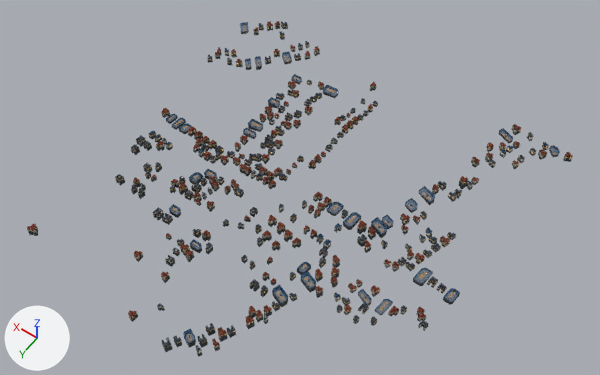
Before and after pictures for a commit that changed the glTF model assets/osm_true_buildings/osm_buildings_T_E00_S02_Q3.glb.
Before and after are seen from a camera (50 mm lens) standing at (-1200.0, -3505.0, 1508.0) and looking at (-476.0, -4519.0, -84.0). Arrows for +X, +Y and +Z are at lower left; the lights stay in place. The picture after the commit comes second. Vertices at exactly the same position are counted once.

Objects in the first picture: 'OSM_T_E00_S02_Q3_foundation', 'OSM_T_E00_S02_Q3_greenhouse_blend', 'OSM_T_E00_S02_Q3_roof_mansard_deck', 'OSM_T_E00_S02_Q3_roof_mansard_slate', 'OSM_T_E00_S02_Q3_roof_terracotta', 'OSM_T_E00_S02_Q3_wall_cream_stucco', 'OSM_T_E00_S02_Q3_wall_french_ochre' and 6 more.
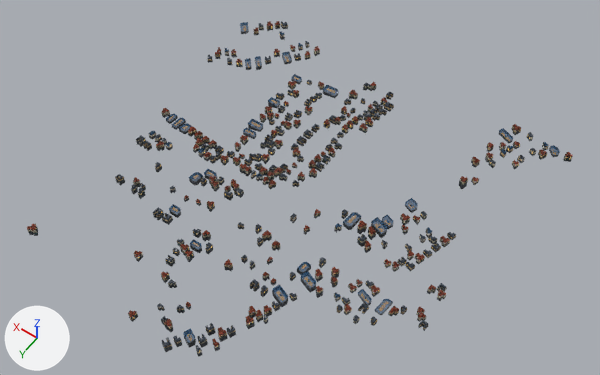
Boxes [x1, y1, x2, y2] around the edits, measured in the pictures (600 x 375 px; the box of a moved part takes in the faces that stretch with it):
'OSM_T_E00_S02_Q3_wall_french_ochre', reshaped: before [115, 27, 549, 348]; after [115, 22, 547, 348]
'OSM_T_E00_S02_Q3_wall_cream_stucco', reshaped: before [27, 22, 572, 348]; after [27, 23, 572, 354]
part 1 of me_osm_t_e00_s02_q3_foundation, deleted: before [131, 149, 473, 288]
part 2 of me_osm_t_e00_s02_q3_foundation, built on: before [443, 293, 460, 305]; after [224, 87, 445, 301]
part 3 of me_osm_t_e00_s02_q3_foundation, added: after [161, 266, 233, 332]
part 4 of me_osm_t_e00_s02_q3_wall_cream_stucco, moved or reshaped: before [323, 198, 332, 206]; after [415, 255, 425, 263]
part 5 of me_osm_t_e00_s02_q3_wall_cream_stucco, deleted: before [131, 22, 457, 330]
part 6 of me_osm_t_e00_s02_q3_wall_cream_stucco, added: after [132, 27, 447, 322]
part 7 of me_osm_t_e00_s02_q3_wall_french_ochre, deleted: before [132, 27, 549, 344]
part 8 of me_osm_t_e00_s02_q3_wall_french_ochre, added: after [143, 94, 394, 330]
part 9 of me_osm_t_e00_s02_q3_roof_terracotta, deleted: before [134, 147, 439, 263]
part 10 of me_osm_t_e00_s02_q3_roof_terracotta, added: after [135, 90, 387, 266]
part 11 of me_osm_t_e00_s02_q3_roof_terracotta, added: after [428, 284, 446, 297]
part 12 of me_osm_t_e00_s02_q3_roof_terracotta, added: after [164, 302, 191, 327]
part 13 of me_osm_t_e00_s02_q3_roof_mansard_slate, deleted: before [131, 146, 473, 285]
part 14 of me_osm_t_e00_s02_q3_roof_mansard_slate, added: after [269, 84, 393, 184]
part 15 of me_osm_t_e00_s02_q3_greenhouse_blend, deleted: before [327, 186, 460, 302]

Edits to the bpy script that builds the scene:
```text
Change me_osm_t_e00_s02_q3_foundation:
    remove me_osm_t_e00_s02_q3_foundation.from_pydata(...)  # 11510 vertices, 8350 faces; spans x -976.0..10.0, y -4990.0..-3999.0, z -160.0..-62.0
    add me_osm_t_e00_s02_q3_foundation.from_pydata(...)  # 11848 vertices, 8532 faces; spans x -976.0..10.0, y -4990.0..-3999.0, z -160.0..-59.0
    me_osm_t_e00_s02_q3_foundation part 1: 263 loose pieces with 1554 vertices, spanning x -922.0..0.0, y -4835.0..-4067.0, z -156.0..-64.0, are deleted
    me_osm_t_e00_s02_q3_foundation part 2: 1 vertex moved within x -669.0, y -4332.0, z -120.0; 12 vertices removed from x -932.0..-908.0, y -4494.0..-4461.0, z -112.0..-99.0; 1628 vertices added at x -911.0..-328.0, y -4908.0..-4368.0, z -121.0..-59.0
    me_osm_t_e00_s02_q3_foundation part 3: 244 vertices added at x -536.0..-372.0, y -4271.0..-4043.0, z -142.0..-83.0
    other edits to the shape of me_osm_t_e00_s02_q3_foundation do not show in these pictures
Change me_osm_t_e00_s02_q3_wall_cream_stucco:
    remove me_osm_t_e00_s02_q3_wall_cream_stucco.from_pydata(...)  # 2266 vertices, 2078 faces; spans x -975.0..4.0, y -4990.0..-4054.0, z -149.0..-58.0
    add me_osm_t_e00_s02_q3_wall_cream_stucco.from_pydata(...)  # 2528 vertices, 2316 faces; spans x -975.0..7.0, y -4990.0..-4036.0, z -149.0..-49.0
    me_osm_t_e00_s02_q3_wall_cream_stucco part 4: the loose piece of 16 vertices spanning x -572.0..-554.0, y -4515.0..-4498.0, z -68.0..-58.0 is turned -102.7 degrees about the z axis through its middle and scaled by 1.03, then moved by (-250.0, -10.0, -31.0)
    me_osm_t_e00_s02_q3_wall_cream_stucco part 5: 89 loose pieces with 1000 vertices, spanning x -919.0..-5.0, y -4978.0..-4148.0, z -149.0..-59.0, are deleted
    me_osm_t_e00_s02_q3_wall_cream_stucco part 6: 1240 vertices added at x -911.0..7.0, y -4939.0..-4048.0, z -149.0..-49.0
    other edits to the shape of me_osm_t_e00_s02_q3_wall_cream_stucco do not show in these pictures
Change me_osm_t_e00_s02_q3_wall_french_ochre:
    remove me_osm_t_e00_s02_q3_wall_french_ochre.from_pydata(...)  # 2830 vertices, 2594 faces; spans x -913.0..7.0, y -4979.0..-3999.0, z -151.0..-52.0
    add me_osm_t_e00_s02_q3_wall_french_ochre.from_pydata(...)  # 2800 vertices, 2560 faces; spans x -921.0..3.0, y -4985.0..-3999.0, z -151.0..-52.0
    me_osm_t_e00_s02_q3_wall_french_ochre part 7: 104 loose pieces with 1190 vertices, spanning x -913.0..7.0, y -4979.0..-4057.0, z -149.0..-52.0, are deleted
    me_osm_t_e00_s02_q3_wall_french_ochre part 8: 1038 vertices added at x -621.0..-33.0, y -4906.0..-4043.0, z -149.0..-52.0
    other edits to the shape of me_osm_t_e00_s02_q3_wall_french_ochre do not show in these pictures
Change me_osm_t_e00_s02_q3_roof_terracotta:
    remove me_osm_t_e00_s02_q3_roof_terracotta.from_pydata(...)  # 2398 vertices, 1936 faces; spans x -975.0..7.0, y -4990.0..-4018.0, z -152.0..-51.0
    add me_osm_t_e00_s02_q3_roof_terracotta.from_pydata(...)  # 2526 vertices, 2047 faces; spans x -975.0..7.0, y -4990.0..-4018.0, z -152.0..-45.0
    me_osm_t_e00_s02_q3_roof_terracotta part 9: 69 loose pieces with 435 vertices, spanning x -934.0..-29.0, y -4982.0..-4237.0, z -137.0..-55.0, are deleted
    me_osm_t_e00_s02_q3_roof_terracotta part 10: 472 vertices added at x -519.0..0.0, y -4903.0..-4255.0, z -151.0..-45.0
    me_osm_t_e00_s02_q3_roof_terracotta part 11: 54 vertices added at x -911.0..-870.0, y -4480.0..-4405.0, z -104.0..-87.0
    me_osm_t_e00_s02_q3_roof_terracotta part 12: 37 vertices added at x -475.0..-377.0, y -4151.0..-4043.0, z -123.0..-72.0
    other edits to the shape of me_osm_t_e00_s02_q3_roof_terracotta do not show in these pictures
Change me_osm_t_e00_s02_q3_roof_mansard_slate:
    remove me_osm_t_e00_s02_q3_roof_mansard_slate.from_pydata(...)  # 1948 vertices, 1777 faces; spans x -919.0..3.0, y -4990.0..-3999.0, z -147.0..-54.0
    add me_osm_t_e00_s02_q3_roof_mansard_slate.from_pydata(...)  # 2136 vertices, 1947 faces; spans x -919.0..3.0, y -4990.0..-3999.0, z -147.0..-54.0
    me_osm_t_e00_s02_q3_roof_mansard_slate part 13: 18 loose pieces with 192 vertices, spanning x -877.0..-21.0, y -4781.0..-4334.0, z -138.0..-64.0, are deleted
    me_osm_t_e00_s02_q3_roof_mansard_slate part 14: 232 vertices added at x -524.0..-383.0, y -4908.0..-4509.0, z -98.0..-60.0
    other edits to the shape of me_osm_t_e00_s02_q3_roof_mansard_slate do not show in these pictures
Change me_osm_t_e00_s02_q3_greenhouse_blend:
    remove me_osm_t_e00_s02_q3_greenhouse_blend.from_pydata(...)  # 707 vertices, 965 faces; spans x -943.0..10.0, y -4990.0..-4041.0, z -152.0..-61.0
    add me_osm_t_e00_s02_q3_greenhouse_blend.from_pydata(...)  # 619 vertices, 845 faces; spans x -943.0..10.0, y -4990.0..-4041.0, z -152.0..-62.0
    me_osm_t_e00_s02_q3_greenhouse_blend part 15: 8 loose pieces with 88 vertices, spanning x -932.0..-573.0, y -4686.0..-4461.0, z -103.0..-61.0, are deleted
```
